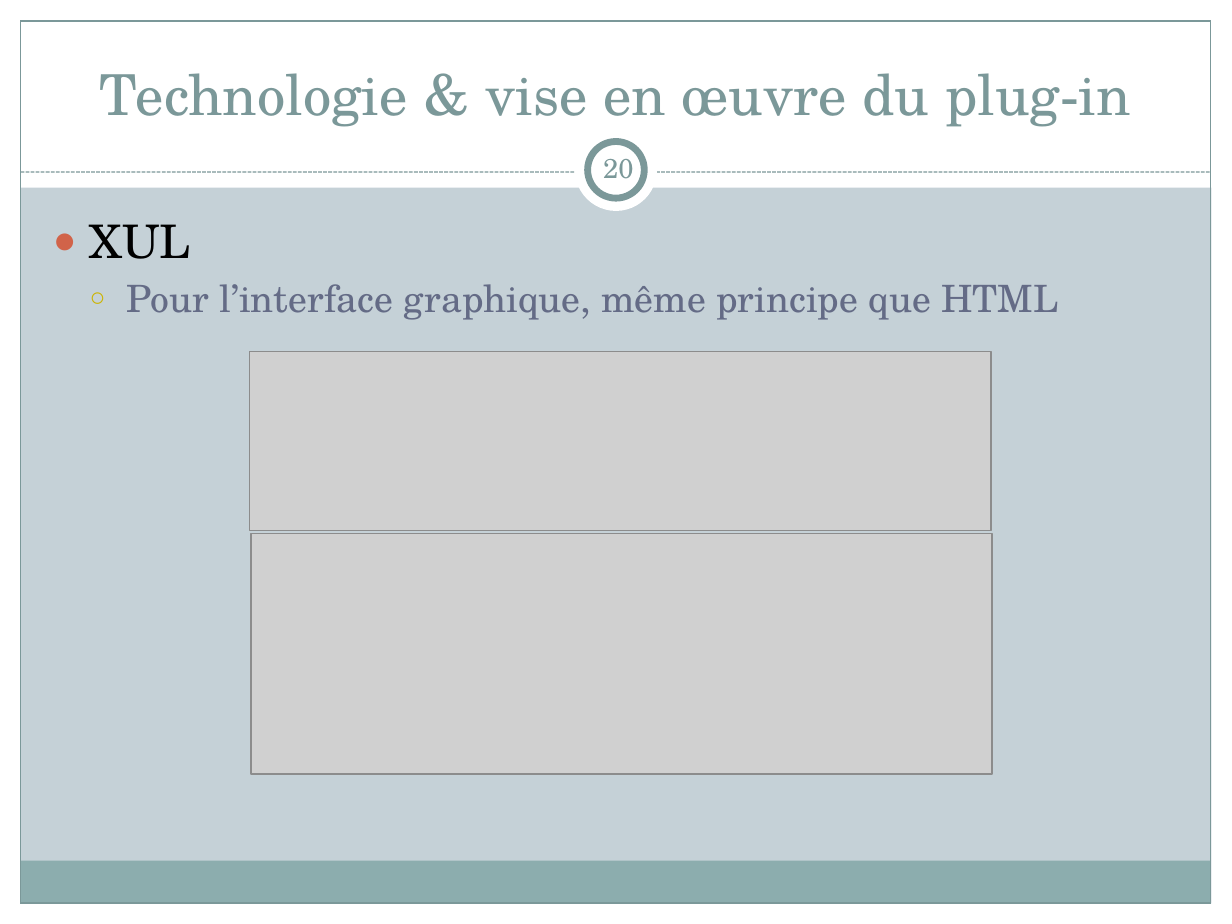
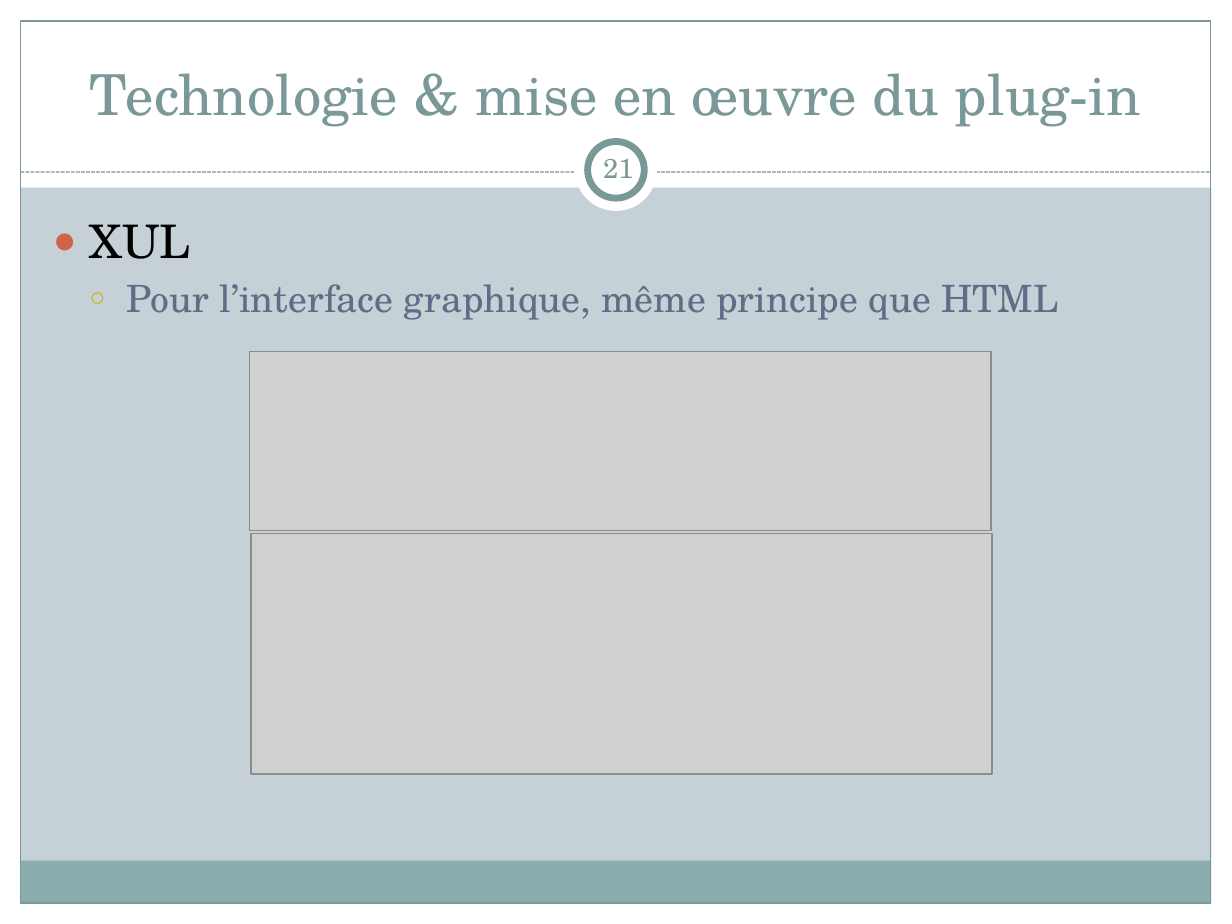
Before and after one commit to nicolasrn/pjtsyntshnr, a slide deck: slide 21 of wiki/HandiFox.pptx (slide 20 before the commit). Drawn at 1232x924 pixels with LibreOffice and Linux fonts; fonts in the diff are those of the drawing; grey boxes stand for pictures. Boxes give left, top, right and bottom in pixels: in the first picture for what was removed or moved away, otherwise in the second. Text is boxed around its words. In the diff, an @@ line names an element or a change of style, - is before the commit and + after.

```diff
--- a/wiki/HandiFox.pptx
+++ b/wiki/HandiFox.pptx
@@ title at (90, 73, 1141, 127): text changed @@
-Technologie & vise en œuvre du plug-in
+Technologie & mise en œuvre du plug-in
@@ page number at (603, 159, 633, 178): text changed @@
-20
+21
```
Also in this commit, not shown: 3 other slides changed, 21 slides added.
